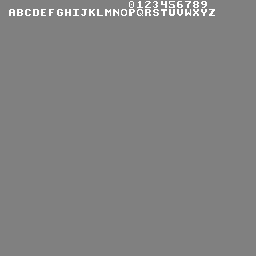
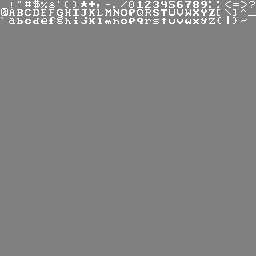
Before/after of a 256 × 256 layered artwork. What changed in the layer stack:
painted on "Background" over [1, 0, 256, 24]
